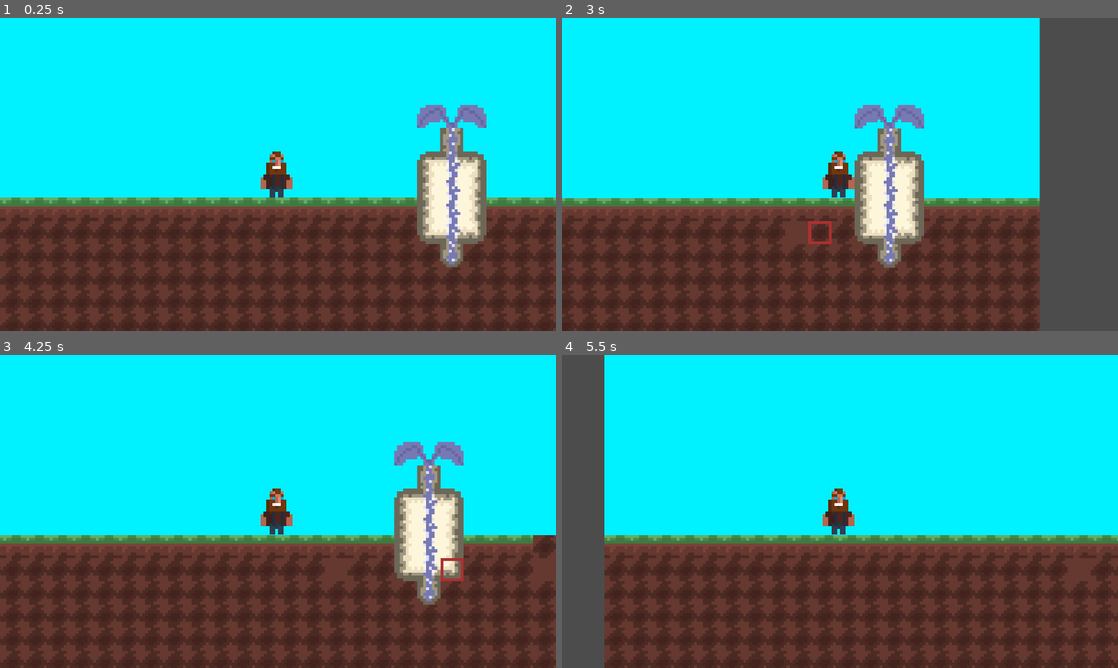
Above: before the commit, frames 1-4 (two rows, left to right).
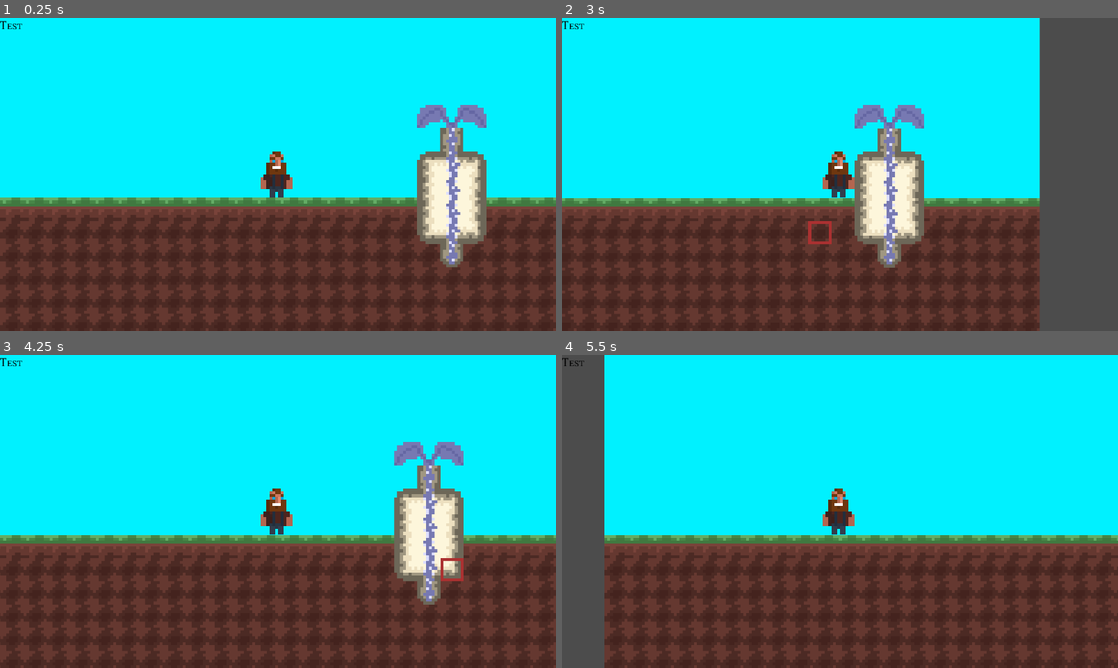
Above: after the commit, the same moments.

Repository: Edacth/deep-root
Game: Godot game, scene res://levels/level1.tscn
Two runs of this game, one before a commit and one after it. Both use one fixed random seed, a clock stepped at 60 frames per second and the inputs below.
Inputs (mouse positions are in pixels of both pictures, inside the frame that each line leads up to):
- Up to frame 1 (0.25 s): no input
- Up to frame 2 (3 s): tap Enter at 0.5 s; move the mouse to (962, 158) at 0.52 s; hold D (move_right) 0.53-1.28 s; hold Right mouse button (break_cell, bound only after the commit) 0.53-1.28 s; move the mouse to (728, 190) at 1.27 s; hold A (move_left) 1.28-2.03 s; click (728, 190) at 1.35 s; move the mouse to (895, 105) at 2.02 s; hold Right mouse button (break_cell, bound only after the commit) 2.03-2.78 s; hold D (move_right) from 2.03 s (still down); move the mouse to (812, 237) at 2.77 s; click (812, 237) at 2.85 s
- Up to frame 3 (4.25 s): tap Space at 3.5 s; move the mouse to (444, 558) at 3.52 s; release D (move_right) at 3.53 s; hold A (move_left) from 3.53 s (still down); hold Right mouse button (break_cell, bound only after the commit) from 3.53 s (still down)
- Up to frame 4 (5.5 s): keep holding A (move_left); move the mouse to (673, 464) at 4.27 s; release Right mouse button (break_cell, bound only after the commit) at 4.28 s; click (673, 464) at 4.35 s; move the mouse to (867, 511) at 5.02 s; hold Right mouse button (break_cell, bound only after the commit) from 5.03 s (still down)

The runs differ from the first frame. In frame 1, less than 0.1% of the frame differs, in the area x 0-4%, y 0-4%; in frame 2, 0.2%; in frame 3, 0.7%, in the area x 0-100%, y 0-73%; in frame 4, 0.2%.

Commit message:
Prototype cell moving system

Diff:
--- /dev/null
+++ b/assets/font/Mate_SC.tres
@@ -0,0 +1,8 @@
+[gd_resource type="DynamicFont" load_steps=2 format=2]
+
+[sub_resource type="DynamicFontData" id=1]
+font_path = "res://assets/font/MateSC-Regular.ttf"
+
+[resource]
+size = 40
+font_data = SubResource( 1 )
--- a/assets/tilesets/foreground.tres
+++ b/assets/tilesets/foreground.tres
@@ -5,13 +5,13 @@
 [sub_resource type="ConvexPolygonShape2D" id=1]
 points = PoolVector2Array( 8, 8, 0, 8, 0, 0, 8, 0 )
 
+[sub_resource type="ConvexPolygonShape2D" id=2]
+points = PoolVector2Array( 0, 0, 0, 0, 0, 0, 0, 0 )
+
+[sub_resource type="ConvexPolygonShape2D" id=3]
+points = PoolVector2Array( 8, 8, 0, 8, 0, 0, 8, 0 )
+
 [sub_resource type="ConvexPolygonShape2D" id=4]
-points = PoolVector2Array( 0, 0, 0, 0, 0, 0, 0, 0 )
-
-[sub_resource type="ConvexPolygonShape2D" id=5]
-points = PoolVector2Array( 8, 8, 0, 8, 0, 0, 8, 0 )
-
-[sub_resource type="ConvexPolygonShape2D" id=3]
 points = PoolVector2Array( 8, 8, 0, 8, 0, 0, 8, 0 )
 
 [resource]
--- /dev/null
+++ b/fabs/gui/GUI.tscn
@@ -0,0 +1,21 @@
+[gd_scene load_steps=2 format=2]
+
+[ext_resource path="res://assets/font/Mate_SC.tres" type="DynamicFont" id=1]
+
+[node name="GUI" type="MarginContainer"]
+margin_right = 40.0
+margin_bottom = 40.0
+__meta__ = {
+"_edit_use_anchors_": false
+}
+
+[node name="VBoxContainer" type="VBoxContainer" parent="."]
+margin_right = 77.0
+margin_bottom = 50.0
+
+[node name="Label0" type="Label" parent="VBoxContainer"]
+margin_right = 77.0
+margin_bottom = 50.0
+custom_fonts/font = ExtResource( 1 )
+custom_colors/font_color = Color( 0, 0, 0, 1 )
+text = "Test"
--- /dev/null
+++ b/fabs/gui/gui.gd
@@ -0,0 +1,13 @@
+extends MarginContainer
+
+
+func _ready() -> void:
+	pass
+
+
+func set_label0_text(object):
+	$VBoxContainer/Label0.text = str(object)
+
+
+func set_label1_text(text: String):
+	$VBoxContainer/Label1.text = text
--- a/fabs/player/player_block_selector.gd
+++ b/fabs/player/player_block_selector.gd
@@ -1,13 +1,18 @@
 extends Node2D
 
 var selected_position := Vector2(0, 0)
+var cell_move_input_pressed := false
+var moving_cell := false
+var position_that_cell_move_was_pressed: Vector2
+var BlockHighlightManager: BlockHighlightManager
+var Foreground: ForegroundManager
 
-signal mouse_position_updated(position)
-signal cell_broken(position)
-signal cell_moved(from_position, to_position)
+#signal mouse_tile_position_updated(old_position, new_position)
 
-func _ready() -> void:
-	pass
+
+func setup(_BlockHighlightManager: BlockHighlightManager, _Foreground: ForegroundManager) -> void:
+	BlockHighlightManager = _BlockHighlightManager
+	Foreground = _Foreground
 
 
 func _process(_delta: float) -> void:
@@ -15,13 +20,26 @@
 	new_selected_position = Utilities.global_pos_to_grid_pos(new_selected_position)
 
 	if new_selected_position != selected_position:
-		emit_signal("mouse_position_updated", new_selected_position)
 		selected_position = new_selected_position
+		if moving_cell:
+			var success = Foreground.move_cell_with_player_validation(position_that_cell_move_was_pressed, new_selected_position)
+			if success:
+				position_that_cell_move_was_pressed = new_selected_position
+				BlockHighlightManager.set_move_origin_highlight_position(position_that_cell_move_was_pressed)
+		BlockHighlightManager.set_highlight_position(selected_position)
 
 
 func _input(event: InputEvent) -> void:
 	if event.is_action_pressed("break_cell") && event:
 		emit_signal("cell_broken", selected_position)
 	elif event.is_action_pressed("move_cell"):
-		var to_position = Vector2(selected_position.x, selected_position.y-1)
-		emit_signal("cell_moved", selected_position, to_position)
+		cell_move_input_pressed = true
+		position_that_cell_move_was_pressed = selected_position
+		if Foreground.get_cellv(selected_position).id != CellLibrary.ForegroundCells.EMPTY:
+			moving_cell = true
+			BlockHighlightManager.set_move_origin_highlight_position(position_that_cell_move_was_pressed)
+			BlockHighlightManager.set_move_origin_highlight_visibility(true)
+	elif event.is_action_released("move_cell"):
+		cell_move_input_pressed = false
+		moving_cell = false
+		BlockHighlightManager.set_move_origin_highlight_visibility(false)
--- a/levels/block_highlight_manager.gd
+++ b/levels/block_highlight_manager.gd
@@ -2,6 +2,7 @@
 class_name BlockHighlightManager
 
 onready var Highlight = $Highlight
+onready var MoveOriginHighlight = $MoveOriginHighlight
 var Foreground: ForegroundManager
 
 func setup(_Foreground: ForegroundManager):
@@ -16,5 +17,13 @@
 		_set_highlight_visibility(false)
 
 
+func set_move_origin_highlight_position(new_position: Vector2):
+	MoveOriginHighlight.position = Utilities.grid_pos_to_global_pos(new_position)
+
+
 func _set_highlight_visibility(visible: bool):
 	Highlight.visible = visible
+
+
+func set_move_origin_highlight_visibility(visible: bool):
+	MoveOriginHighlight.visible = visible
--- a/levels/foreground_manager.gd
+++ b/levels/foreground_manager.gd
@@ -1,9 +1,9 @@
 extends Node
 class_name ForegroundManager
 
-
 var cells: Array2D
 onready var ForeTilemap = $Foreground
+
 
 func _ready() -> void:
 	read_tilemap_state()
@@ -38,6 +38,13 @@
 	return cell
 
 
+func are_tiles_adjacent(position1: Vector2, position2: Vector2) -> bool:
+	var distance = sqrt(pow(position2.x - position1.x, 2) + pow(position2.y - position1.y, 2))
+	if distance <= 1:
+		return true
+	return false
+
+
 func set_cellv(set_position: Vector2, value: BaseCell):
 	var result = cells.set_cellv_if_exists(set_position, value)
 	if result:
@@ -53,10 +60,16 @@
 #		ForeTilemap.update_dirty_quadrants()
 
 
+func move_cell_with_player_validation(from_position: Vector2, to_position: Vector2) -> bool:
+	if are_tiles_adjacent(from_position, to_position) == false:
+		return false
+	if get_cellv(to_position).id != CellLibrary.ForegroundCells.EMPTY:
+		return false
+	move_cell(from_position, to_position)
+	return true
+
+
 func move_cell(from_position: Vector2, to_position: Vector2):
-#	if !(cells.has_cellv(from_position) && cells.has(to_position)):
-#		return
-#	var from_value = cells.get_cellv(from_position)
 	var from_value = get_cellv(from_position)
 	set_cellv(to_position, from_value)
 	set_cellv(from_position, BaseCell.new(CellLibrary.ForegroundCells.EMPTY))
--- a/levels/level1.tscn
+++ b/levels/level1.tscn
@@ -7,6 +7,9 @@
 [ext_resource path="res://assets/highlighter/highlight.png" type="Texture" id=5]
 [ext_resource path="res://levels/block_highlight_manager.gd" type="Script" id=6]
 [ext_resource path="res://levels/foreground_manager.gd" type="Script" id=7]
+[ext_resource path="res://fabs/gui/GUI.tscn" type="PackedScene" id=8]
+[ext_resource path="res://fabs/gui/gui.gd" type="Script" id=9]
+[ext_resource path="res://assets/highlighter/move_origin_highlight.png" type="Texture" id=10]
 
 [node name="Level1" type="Node2D"]
 script = ExtResource( 4 )
@@ -47,6 +50,15 @@
 [node name="BlockHighlightManager" type="Node" parent="."]
 script = ExtResource( 6 )
 
+[node name="MoveOriginHighlight" type="Sprite" parent="BlockHighlightManager"]
+texture = ExtResource( 10 )
+centered = false
+
 [node name="Highlight" type="Sprite" parent="BlockHighlightManager"]
 texture = ExtResource( 5 )
 centered = false
+
+[node name="CanvasLayer" type="CanvasLayer" parent="."]
+
+[node name="GUI" parent="CanvasLayer" instance=ExtResource( 8 )]
+script = ExtResource( 9 )
--- a/levels/main.gd
+++ b/levels/main.gd
@@ -3,12 +3,17 @@
 onready var Player = $Player
 onready var BlockHighlightManager: BlockHighlightManager = $BlockHighlightManager
 onready var Foreground := $WorldManager/ForegroundManager
+onready var GUI = $CanvasLayer/GUI
+
 
 func _ready() -> void:
 	# Block Highlight Manager setup
-	Player.get_node("BlockSelector").connect("mouse_position_updated", BlockHighlightManager, "set_highlight_position")
 	BlockHighlightManager.setup(Foreground)
 
 	# Foreground setup
-	Player.get_node("BlockSelector").connect("cell_broken", Foreground, "destroy_cell")
-	Player.get_node("BlockSelector").connect("cell_moved", Foreground, "move_cell")
+
+	# GUI setup
+#	Player.get_node("BlockSelector").connect("cell_move_input_changed", GUI, "set_label0_text")
+
+	# Player setup
+	Player.get_node("BlockSelector").setup(BlockHighlightManager, Foreground)
--- a/project.godot
+++ b/project.godot
@@ -100,12 +100,12 @@
 }
 break_cell={
 "deadzone": 0.5,
-"events": [ Object(InputEventMouseButton,"resource_local_to_ …(179 unchanged characters)… or2( 0, 0 ),"factor":1.0,"button_index":1,"pressed":false,"doubleclick":false,"script":null)
+"events": [ Object(InputEventMouseButton,"resource_local_to_ …(179 unchanged characters)… or2( 0, 0 ),"factor":1.0,"button_index":2,"pressed":false,"doubleclick":false,"script":null)
  ]
 }
 move_cell={
 "deadzone": 0.5,
-"events": [ Object(InputEventMouseButton,"resource_local_to_ …(179 unchanged characters)… or2( 0, 0 ),"factor":1.0,"button_index":2,"pressed":false,"doubleclick":false,"script":null)
+"events": [ Object(InputEventMouseButton,"resource_local_to_ …(179 unchanged characters)… or2( 0, 0 ),"factor":1.0,"button_index":1,"pressed":false,"doubleclick":false,"script":null)
  ]
 }
 
Binary file added: assets/font/MateSC-Regular.ttf
Binary file added: assets/highlighter/move_origin_highlight.aseprite
Binary file added: assets/highlighter/move_origin_highlight.png
Not shown, added: assets/highlighter/move_origin_highlight.png.import
Not shown: 2 places in assets/tilesets/foreground.tres that only renumber resources
Binary file added: deep root art test.aseprite
Not shown: 1 places in levels/level1.tscn that only renumber resources
